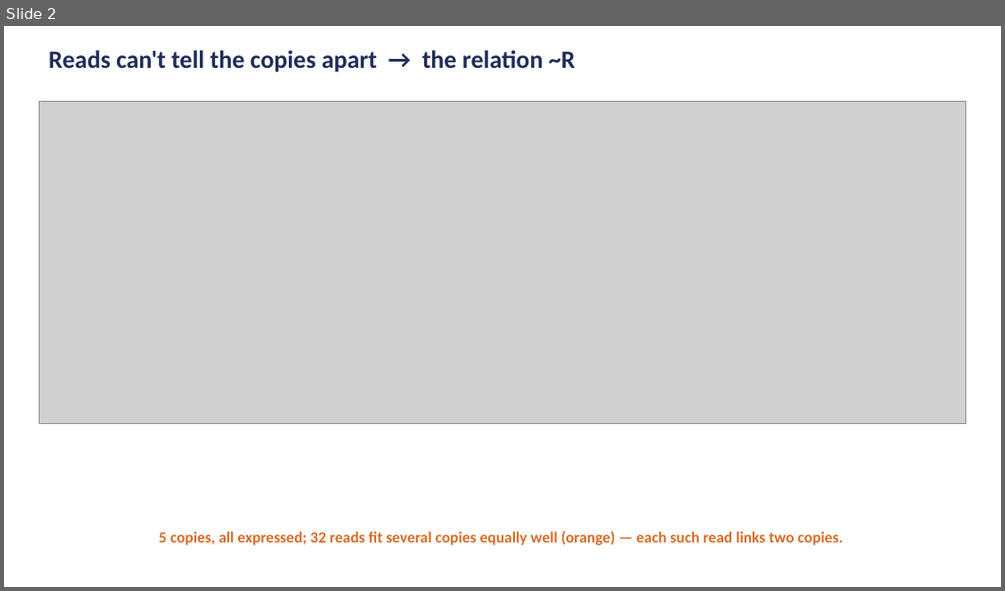
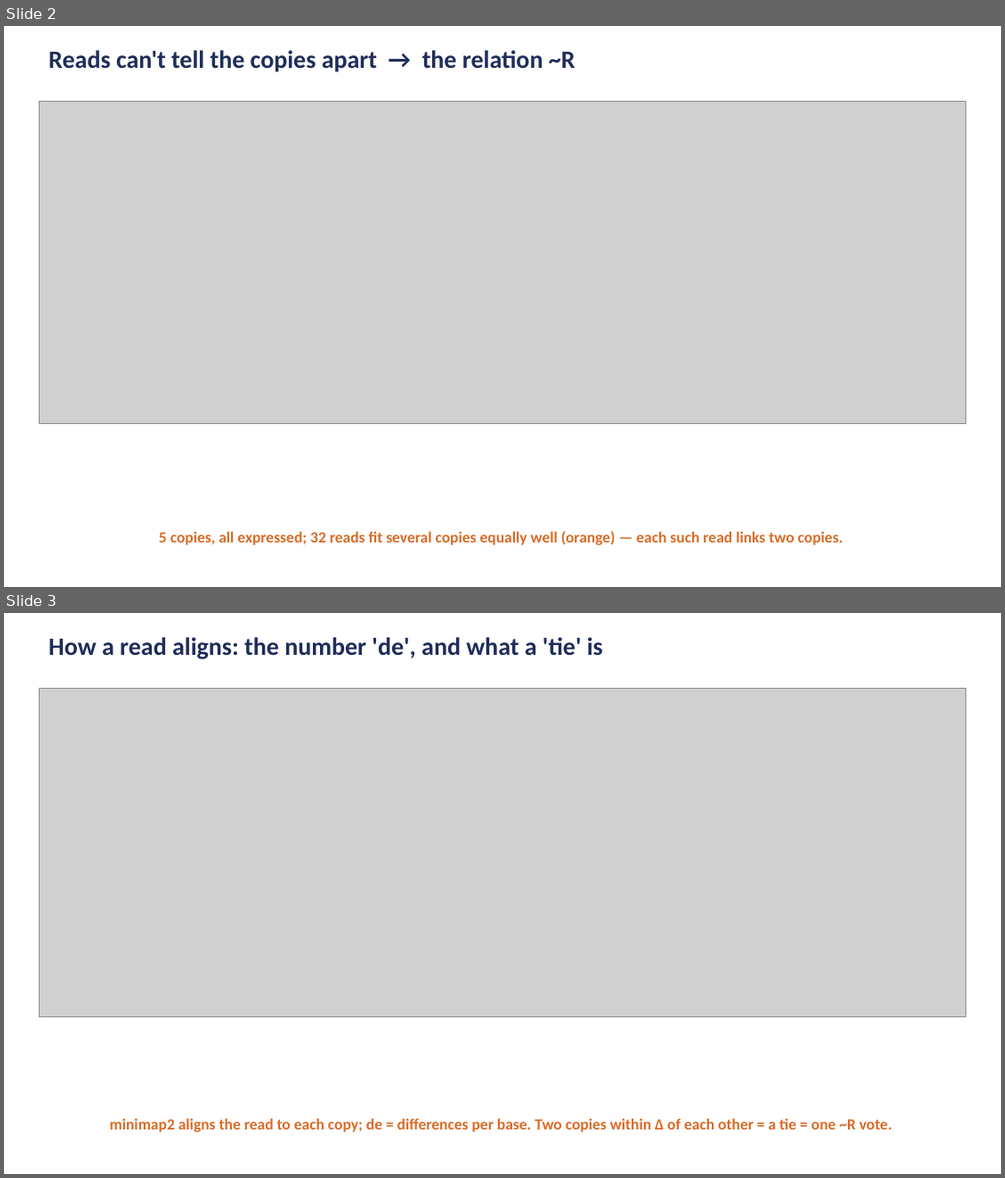
Before and after one commit to juanfraitu1/Rustle, a slide deck: bench/family_definition_visual.pptx. Shown one above the other, each under a label of ours: slide 2 before the commit, slides 2 and 3 after it. The pictures are 1005x591 and 1005x1178 pixels, drawn with LibreOffice and Linux fonts; fonts in the diff are those of the drawing; grey boxes stand for pictures. Boxes give left, top, right and bottom in pixels: in the first picture for what was removed or moved away, otherwise in the second. Text is boxed around its words. In the diff, an @@ line names an element or a change of style, - is before the commit and + after.

```diff
--- a/bench/family_definition_visual.pptx
+++ b/bench/family_definition_visual.pptx
@@ slide 3 added at [4, 613, 1001, 1174], background #FFFFFF @@
@@ text added at [48, 637, 603, 659], 24 pt, text #1F2D5A, bold @@
+How a read aligns: the number 'de', and what a 'tie' is
@@ picture added at [39, 688, 966, 1017] @@
@@ text added at [110, 1118, 892, 1132], 15 pt, text #D96B27, bold @@
+minimap2 aligns the read to each copy; de = differences per base. Two copies within Δ of each other = a tie = one ~R vote.
```
Also in this commit, not shown: 1 other slide added, 3 other files.
